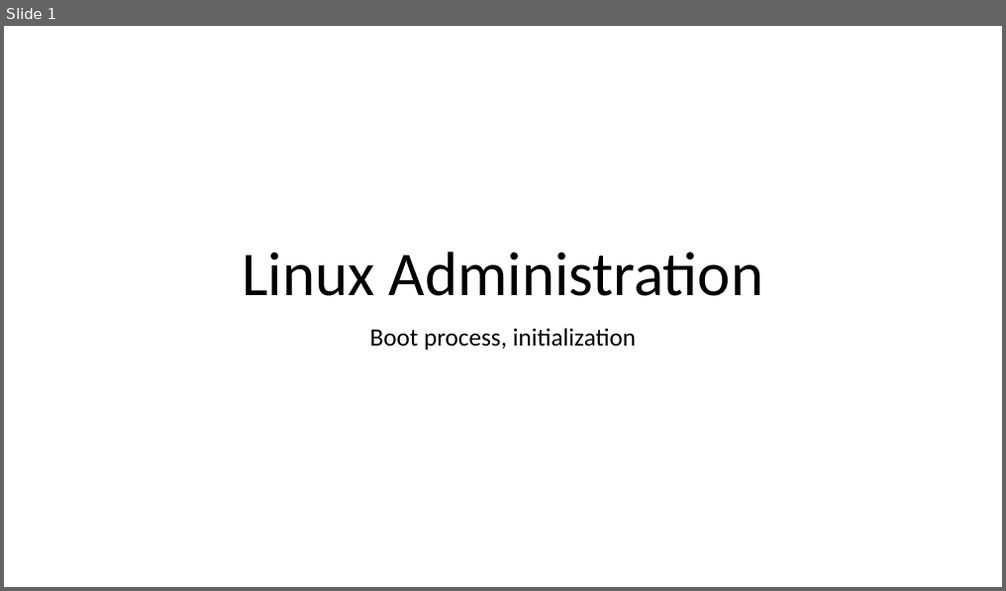
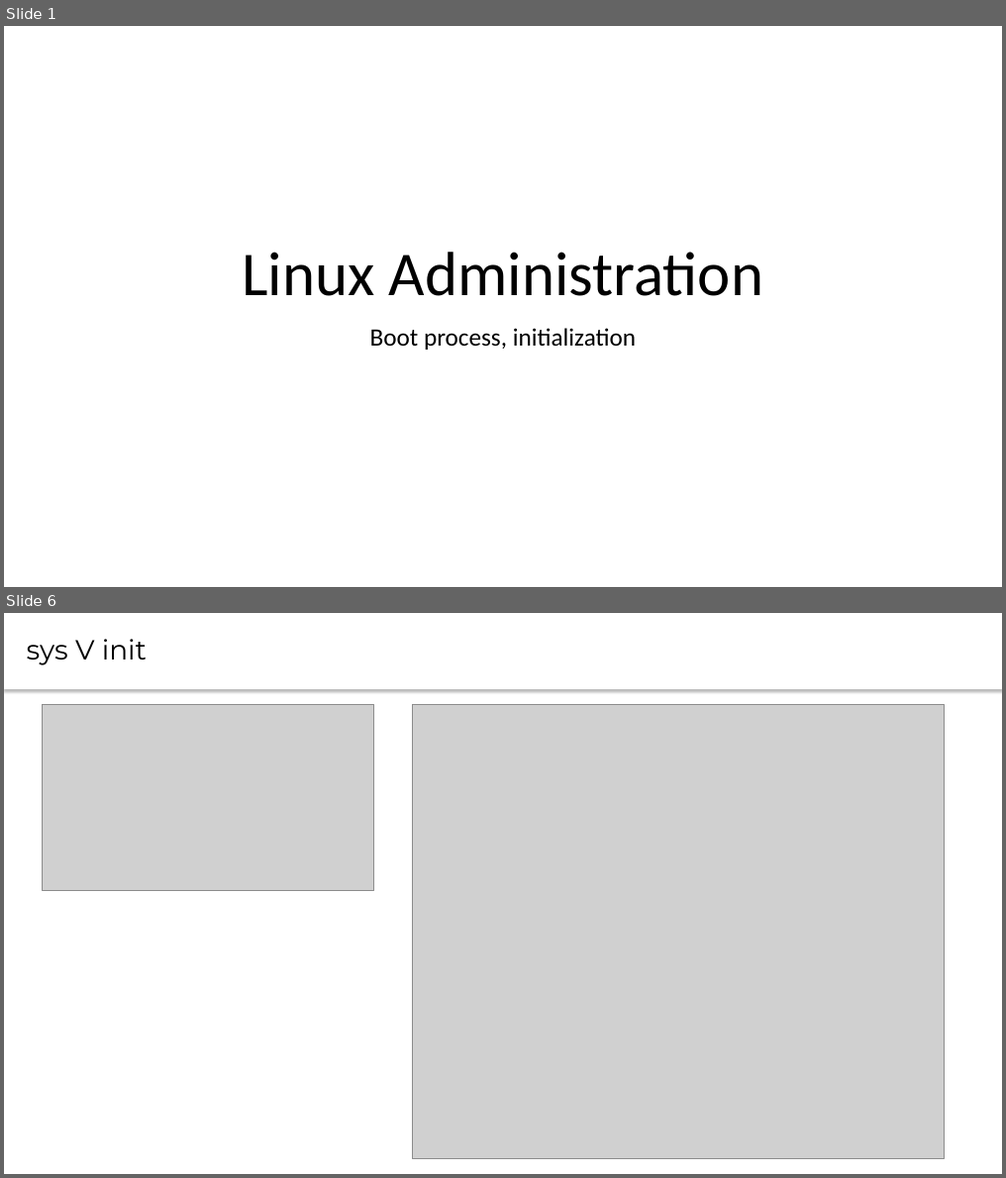
Before and after one commit to CsteerDevops1/lectures_devops2, a slide deck: LinuxAdm/LinuxAdm4.pptx. Shown one above the other, each under a label of ours: slide 1 before the commit, slides 1 and 6 after it; the slides between them are not shown. The pictures are 1006x591 and 1006x1178 pixels, drawn with LibreOffice and Linux fonts; fonts in the diff are those of the drawing; grey boxes stand for pictures; background and template pictures are left out. Boxes give left, top, right and bottom in pixels: in the first picture for what was removed or moved away, otherwise in the second. Text is boxed around its words. In the diff, an @@ line names an element or a change of style, - is before the commit and + after.

```diff
--- a/LinuxAdm/LinuxAdm4.pptx
+++ b/LinuxAdm/LinuxAdm4.pptx
@@ slide 6 added at (4, 613, 1002, 1174), background picture (left out) @@
@@ text added at (4, 613, 1002, 689), fill #FFFFFF, 26.7 pt, text #000000 @@
+sys V init
@@ picture added at (43, 704, 374, 891) @@
@@ picture added at (413, 704, 944, 1158) @@
```
Also in this commit, not shown: 9 other slides added, 1 slide removed, 1 other file.
